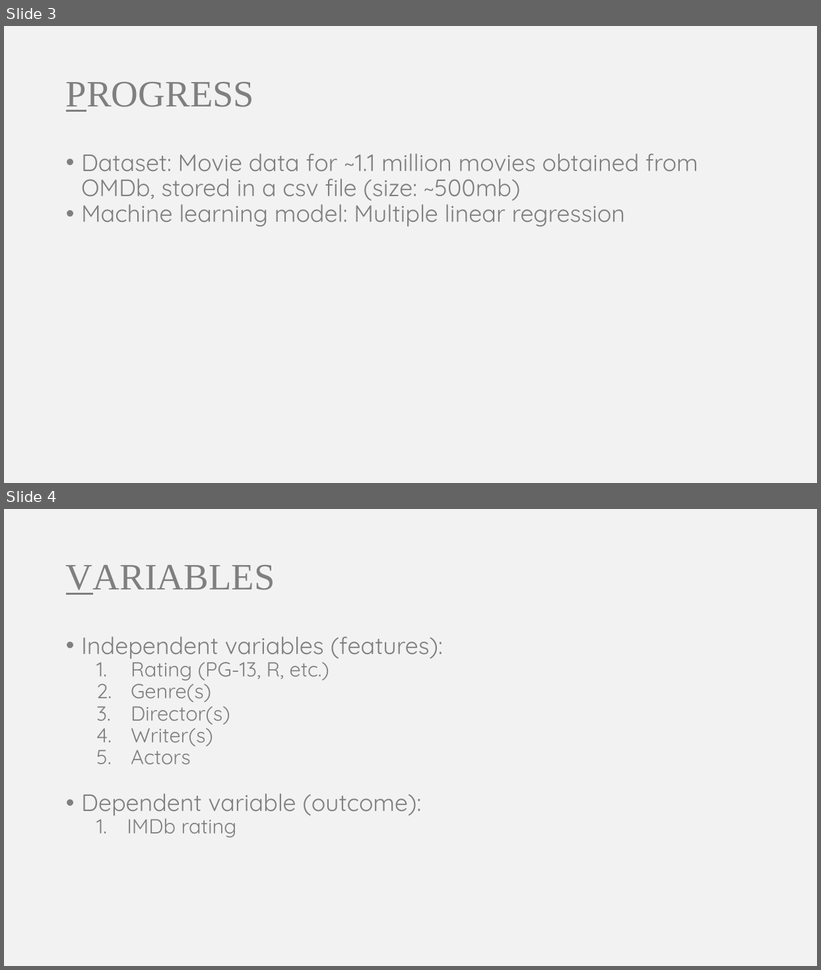
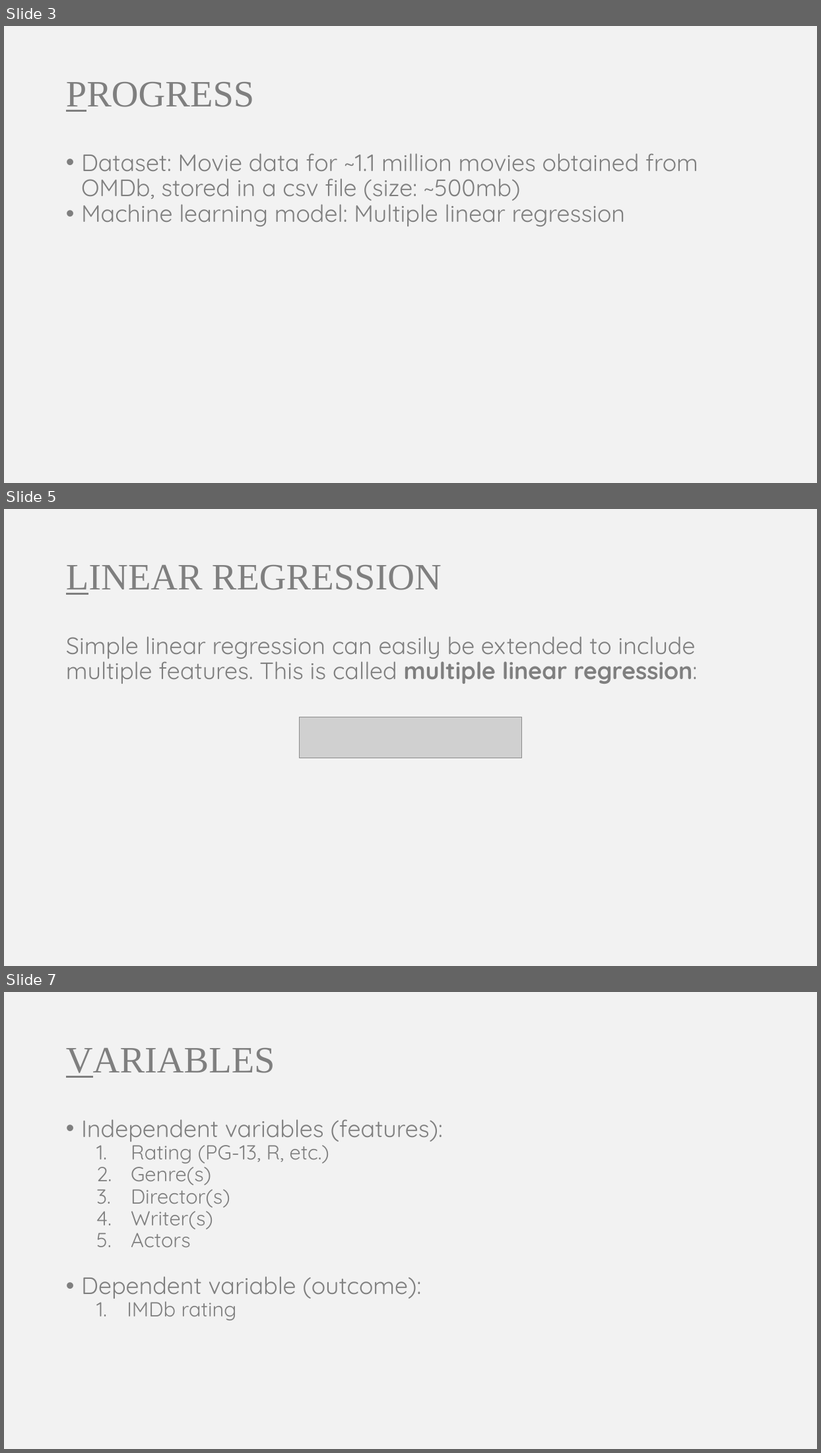
Before and after one commit to somyamohanty/Data_Dawgs, a slide deck: presentations/Presentation 2.pptx. Shown one above the other, each under a label of ours: slides 3 and 4 before the commit, slides 3, 5 and 7 after it; the slides between them are not shown. The pictures are 821x970 and 821x1453 pixels, drawn with LibreOffice and Linux fonts; fonts in the diff are those of the drawing; grey boxes stand for pictures. Boxes give left, top, right and bottom in pixels: in the first picture for what was removed or moved away, otherwise in the second. Text is boxed around its words. In the diff, an @@ line names an element or a change of style, - is before the commit and + after.

```diff
--- a/presentations/Presentation 2.pptx
+++ b/presentations/Presentation 2.pptx
@@ slide 5 added at bbox=[4, 509, 817, 966], background #F2F2F2 @@
@@ title added at bbox=[66, 564, 442, 595], 44 pt, text #7F7F7F @@
+LINEAR REGRESSION
@@ text added at bbox=[66, 636, 697, 684], 28 pt, text #7F7F7F @@
+Simple linear regression can easily be extended to include multiple features. This is called multiple linear regression:
@@ picture added at bbox=[299, 717, 522, 758] @@
@@ what was slide 4 is now slide 7 @@
```
Also in this commit, not shown: 1 slide changed, 2 other slides added, 1 slide removed.
